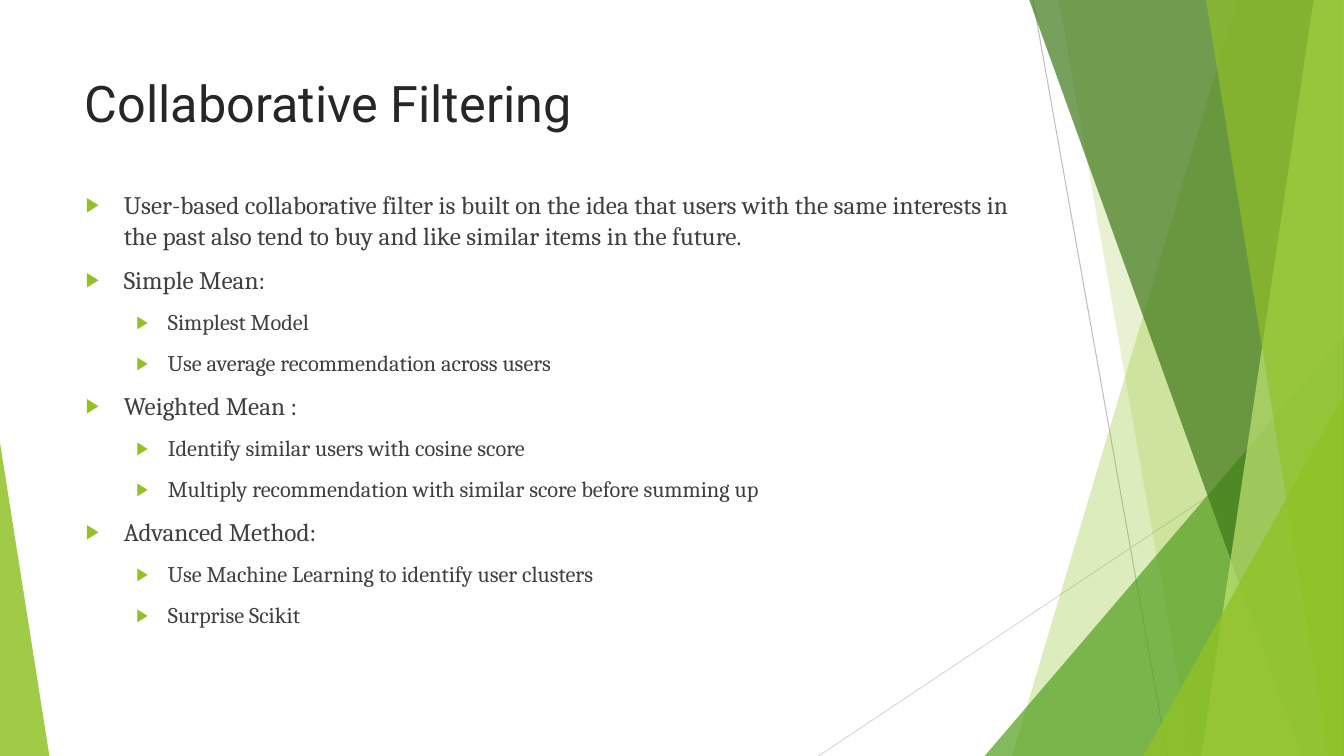
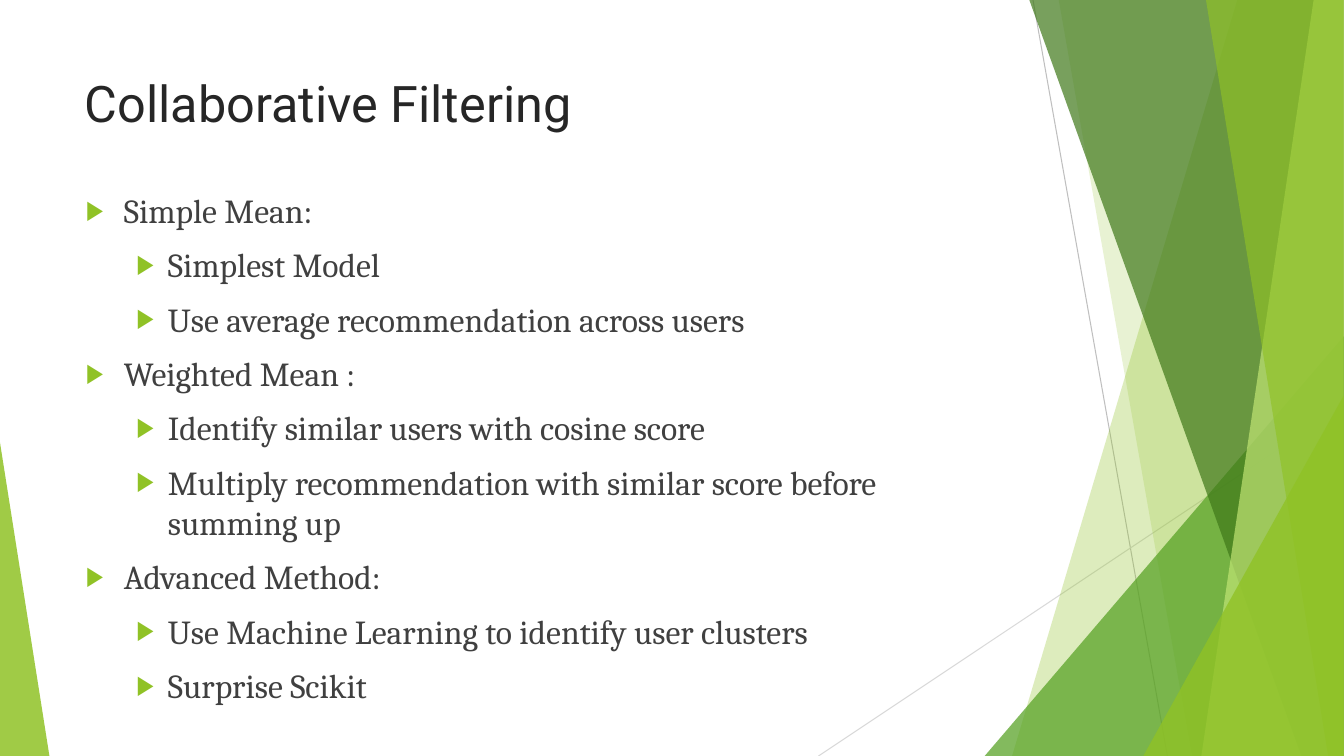
Before and after one commit to mnguyen494/Capstone-3, a slide deck: slide 10 of Report/Book Recommendation.pptx (slide 9 before the commit). Drawn at 1344x756 pixels with LibreOffice and Linux fonts; fonts in the diff are those of the drawing. Boxes give left, top, right and bottom in pixels: in the first picture for what was removed or moved away, otherwise in the second. Text is boxed around its words. In the diff, an @@ line names an element or a change of style, - is before the commit and + after.

```diff
--- a/Report/Book Recommendation.pptx
+++ b/Report/Book Recommendation.pptx
@@ text "Simple Mean:" at (124, 199, 876, 705): size 18 to 24 pt in "Simple Mean:", "Weighted Mean :", "Advanced Method:"; size 16 to 24 pt in "Simplest Model", "Use average recommendation across users", "Identify similar users with cosine score", "Multiply recommendation with similar score before summing ..." and 2 more places @@
@@ text at (124, 196, 1008, 251): paragraph removed @@
-▶ User-based collaborative filter is built on the idea that users with the same interests in the past also tend to buy and like similar items in the future.
```
Also in this commit, not shown: 2 other slides changed, 3 slides added.
